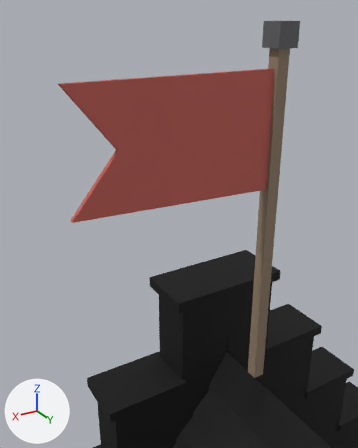
An edit to the glTF model game/assets/modelle/gebaeude/neubau/wohnhaus_mensch_s3_g4.glb, drawn before and after from the same camera.
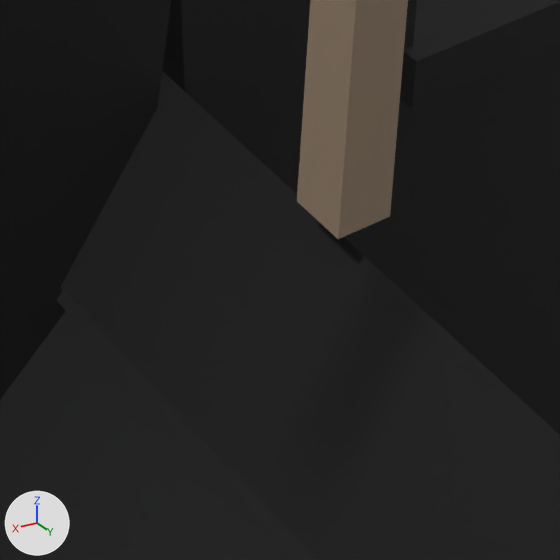
Each version appears first from a 50 mm lens placed at (2.006, 0.093, 11.681), pointed at (0.61, -2.234, 10.517), and next in a close-up on the part from 56% to 81% of the width and 76% to 96% of the height. Every picture has the same lights, and +X, +Y and +Z are marked at lower left. The last two pictures show the newer version. Vertices at exactly the same position are counted once.

The older version as bpy lines, for what is in view:
```python
me_dach = bpy.data.meshes.new('Dach')
me_dach.from_pydata(...)  # 443 vertices, 439 faces; spans x -3.62..3.3, y -2.72..4.45, z 4.74..9.17
# faces by material slot: [220, 128, 6, 85]
me_dach.materials.append(mat_schiefer)
me_dach.materials.append(mat_fachwerk)
me_dach.materials.append(mat_firstblech)
me_dach.materials.append(mat_haustein)
me_fahne = bpy.data.meshes.new('Fahne')
me_fahne.from_pydata(...)  # 26 vertices, 36 faces; spans x -0.07..1.29, y -2.22..-2.08, z 9.21..11.63
# faces by material slot: [8, 12, 16]
me_fahne.materials.append(mat_holz)  # brown #95816c
me_fahne.materials.append(mat_eisen)  # dark grey #616165
me_fahne.materials.append(mat_hausfarbe)  # red #c46159
me_haus = bpy.data.meshes.new('Haus')
me_haus.from_pydata(...)  # 2362 vertices, 3025 faces; spans x -3.42..3.42, y -3.3..4.39, z -0.12..9.79
# faces by material slot: [2597, 424, 4]
me_haus.materials.append(mat_haustein)
me_haus.materials.append(mat_fachwerk)
me_haus.materials.append(mat_schiefer)
ob_dach = bpy.data.objects.new('Dach', me_dach)
ob_dach.location = (0.0, 0.0, 0.0)
ob_fahne = bpy.data.objects.new('Fahne', me_fahne)
ob_fahne.location = (0.0, 0.0, 0.0)
ob_haus = bpy.data.objects.new('Haus', me_haus)
ob_haus.location = (0.0, 0.0, 0.0)
```
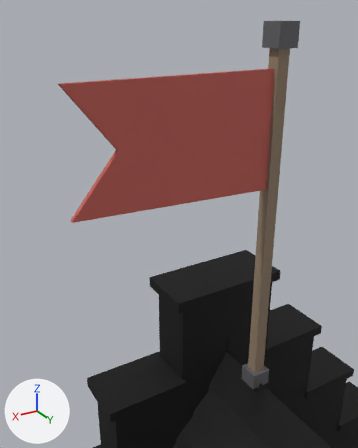
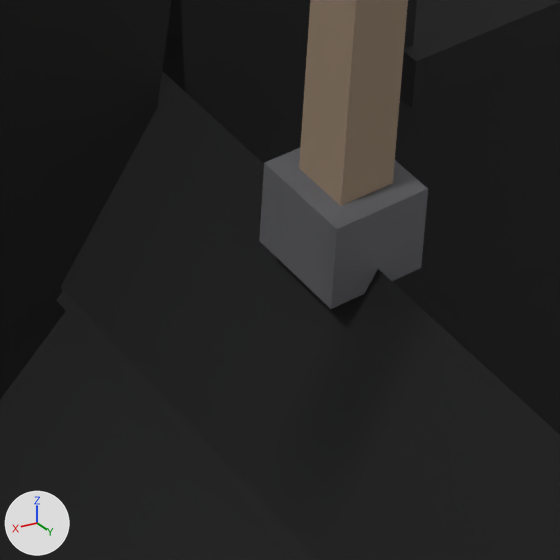
What the commit changed:
me_fahne is used by ob_fahne; location (0.0, 0.0, 0.0).
me_fahne had 26 vertices, 36 faces and spanned x -0.07..1.29, y -2.22..-2.08, z 9.21..11.63.
me_fahne now has 38 vertices, 56 faces and spans x -0.07..1.29, y -2.22..-2.08, z 9.07..11.63.
me_fahne part 1: a new loose piece, a box spanning x -0.07..0.07, y -2.22..-2.08, z 9.14..9.26, in mat_eisen (dark grey #616165).
Other edits to the shape of me_fahne do not show in these pictures.

What differs and where, as boxes [x1, y1, x2, y2] in the close-ups (560 x 560 px):
'Fahne', reshaped: before [297, 0, 408, 239]; after [259, 0, 428, 309]
part 1 of me_fahne, added: after [259, 148, 428, 309]
